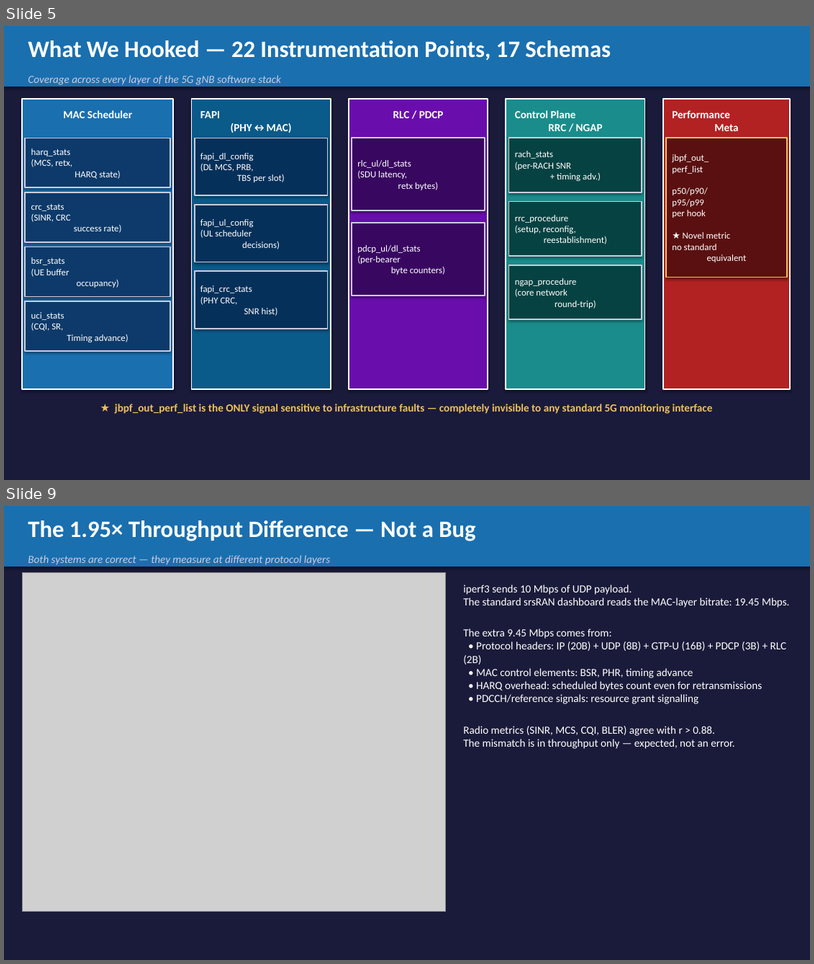
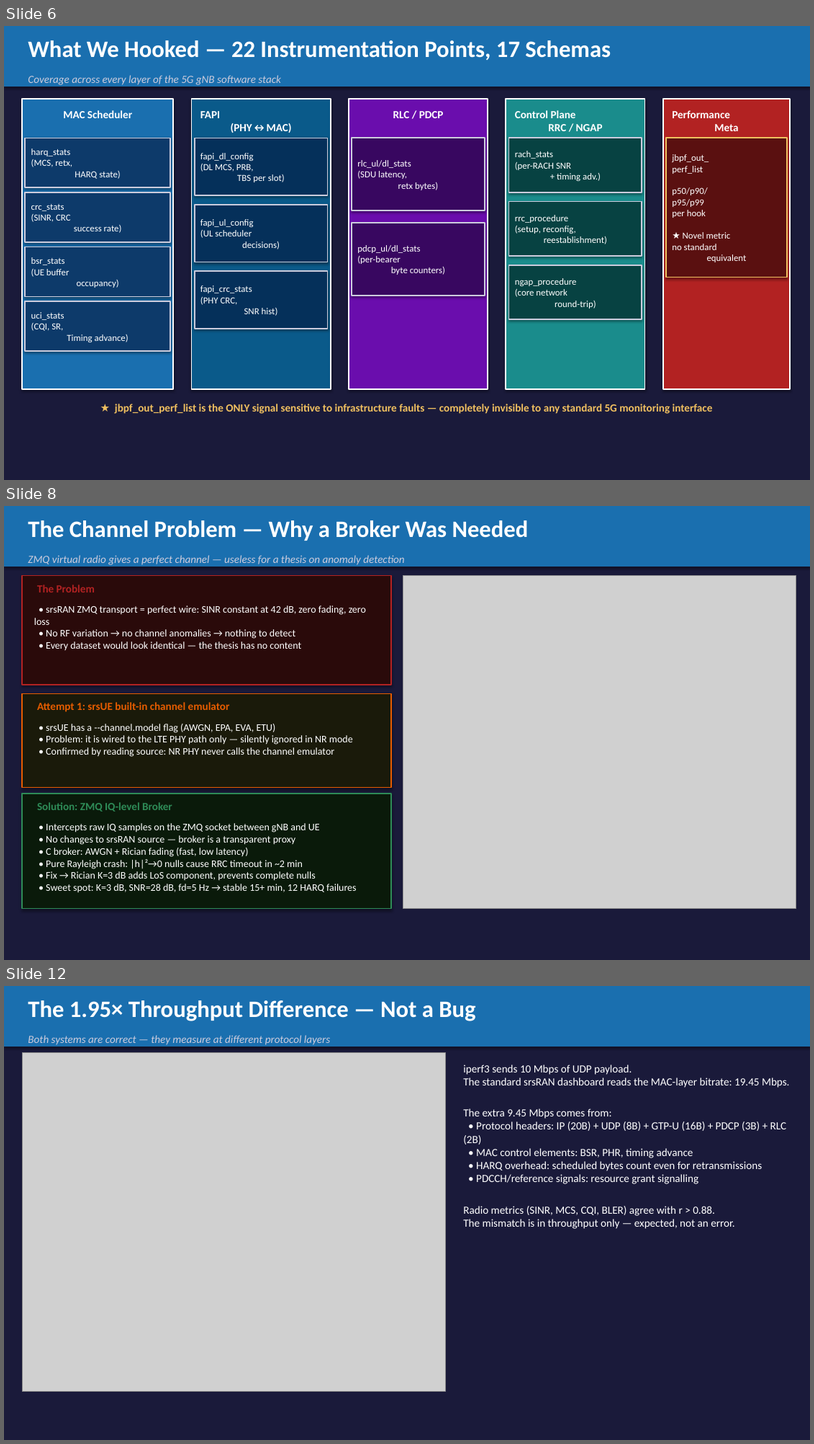
Before and after one commit to MaximBitiu1/srsran-telemetry-pipeline, a slide deck: docs/MIDTERM_PRESENTATION.pptx. Shown one above the other, each under a label of ours: slides 5 and 9 before the commit, slides 6, 8 and 12 after it; the slides between them are not shown. The pictures are 814x964 and 814x1444 pixels, drawn with LibreOffice and Linux fonts; fonts in the diff are those of the drawing; grey boxes stand for pictures. Boxes give left, top, right and bottom in pixels: in the first picture for what was removed or moved away, otherwise in the second. Text is boxed around its words. In the diff, an @@ line names an element or a change of style, - is before the commit and + after.

Commit message:
Add midterm presentation charts, figures, and slide decks
New figures:
- screenshot_grafana1/2.png — live Grafana dashboard screenshots
- screenshot_grc.png        — GNU Radio Companion broker screenshot
- final_system_arch.jpeg    — updated system architecture diagram

Updated figures:
- fig_jbpf_vs_standard.png  — jBPF vs standard metrics comparison
- fig_system_architecture.png
- fig_telemetry_flow.png

Slide decks:
- MidtermPresentation_final.pptx    — final 17-slide midterm deck
- dataset_labels_features_slide.pptx
- jbpf_vs_standard_slides.pptx
- MIDTERM_PRESENTATION.pptx / .html — auto-generated from scripts

Generation scripts:
- generate_diagrams.py
- generate_pptx.py
- generate_presentation.py
- generate_dataset_slide.py
- generate_jbpf_vs_standard_slides.py

```diff
--- a/docs/MIDTERM_PRESENTATION.pptx
+++ b/docs/MIDTERM_PRESENTATION.pptx
@@ slide 8 added at (4, 506, 810, 960), background #1A1A3A @@
@@ rectangle added at (4, 506, 810, 566), fill #1A6FAF @@
@@ text added at (28, 520, 529, 541), 28 pt, text #FFFFFF, bold @@
+The Channel Problem — Why a Broker Was Needed
@@ text added at (28, 555, 404, 565), 13 pt, text #CCCCDD, italic @@
+ZMQ virtual radio gives a perfect channel — useless for a thesis on anomaly detection
@@ rectangle added at (22, 576, 391, 685), fill #2A0A0A, outline #B22222 1.5 pt @@
@@ text added at (37, 584, 95, 592), 13 pt, text #B22222, bold @@
+The Problem
@@ picture added at (404, 576, 797, 908) @@
@@ text added at (34, 605, 366, 651), 12 pt, text #FFFFFF @@
+• srsRAN ZMQ transport = perfect wire: SINR constant at 42 dB, zero fading, zero loss
+• No RF variation → no channel anomalies → nothing to detect
+• Every dataset would look identical — the thesis has no content
@@ rectangle added at (22, 693, 391, 788), fill #1A1A0A, outline #E65C00 1.5 pt @@
@@ text added at (37, 702, 230, 712), 13 pt, text #E65C00, bold @@
+Attempt 1: srsUE built-in channel emulator
@@ text added at (46, 723, 353, 757), 12 pt, text #FFFFFF @@
+• srsUE has a --channel.model flag (AWGN, EPA, EVA, ETU)
+• Problem: it is wired to the LTE PHY path only — silently ignored in NR mode
+• Confirmed by reading source: NR PHY never calls the channel emulator
@@ rectangle added at (22, 793, 391, 908), fill #0A1A0A, outline #2E8B57 1.5 pt @@
@@ text added at (37, 802, 172, 811), 13 pt, text #2E8B57, bold @@
+Solution: ZMQ IQ-level Broker
@@ text added at (46, 823, 357, 893), 12 pt, text #FFFFFF @@
+• Intercepts raw IQ samples on the ZMQ socket between gNB and UE
+• No changes to srsRAN source — broker is a transparent proxy
+• C broker: AWGN + Rician fading (fast, low latency)
+• Pure Rayleigh crash: |h|²→0 nulls cause RRC timeout in ~2 min
+• Fix → Rician K=3 dB adds LoS component, prevents complete nulls
+• Sweet spot: K=3 dB, SNR=28 dB, fd=5 Hz → stable 15+ min, 12 HARQ failures
@@ what was slide 5 is now slide 6 @@
@@ what was slide 9 is now slide 12 @@
```
Also in this commit, not shown: 2 slides changed, 6 other slides added, 4 slides removed, 16 other files.
